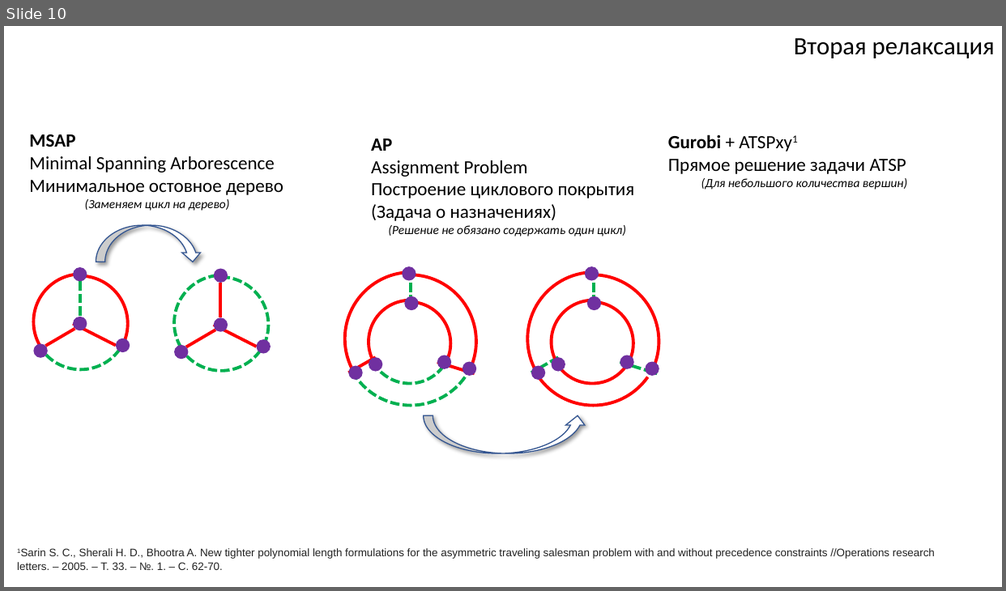
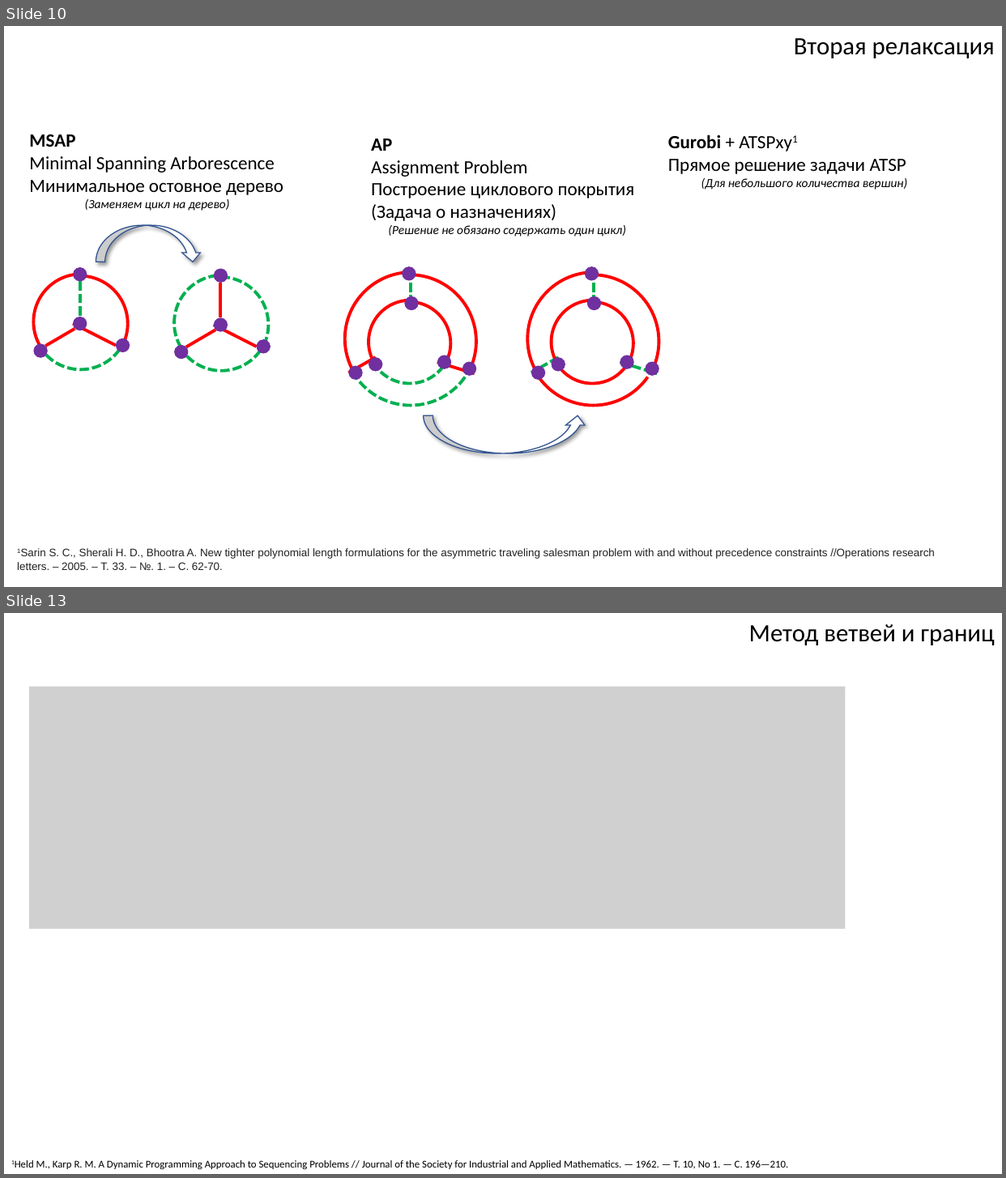
Before and after one commit to ukoloff/these, a slide deck: article/pcgtsp.pptx. Shown one above the other, each under a label of ours: slide 10 before the commit, slides 10 and 13 after it; the slides between them are not shown. The pictures are 1006x591 and 1006x1178 pixels, drawn with LibreOffice and Linux fonts; fonts in the diff are those of the drawing; grey boxes stand for pictures. Boxes give left, top, right and bottom in pixels: in the first picture for what was removed or moved away, otherwise in the second. Text is boxed around its words. In the diff, an @@ line names an element or a change of style, - is before the commit and + after.

```diff
--- a/article/pcgtsp.pptx
+++ b/article/pcgtsp.pptx
@@ slide 13 added at [4, 613, 1002, 1174], background #FFFFFF @@
@@ text added at [749, 624, 994, 645], 24 pt, text #000000 @@
+Метод ветвей и границ
@@ picture added at [29, 687, 846, 929] @@
@@ text added at [36, 1161, 789, 1170], 10 pt, text #000000 @@
+1Held M., Karp R. M. A Dynamic Programming Approach to Sequencing Problems // Journal of the Society for Industrial and Applied Mathematics. — 1962. — Т. 10, No 1. — С. 196—210.
```
Also in this commit, not shown: 1 slide changed.
